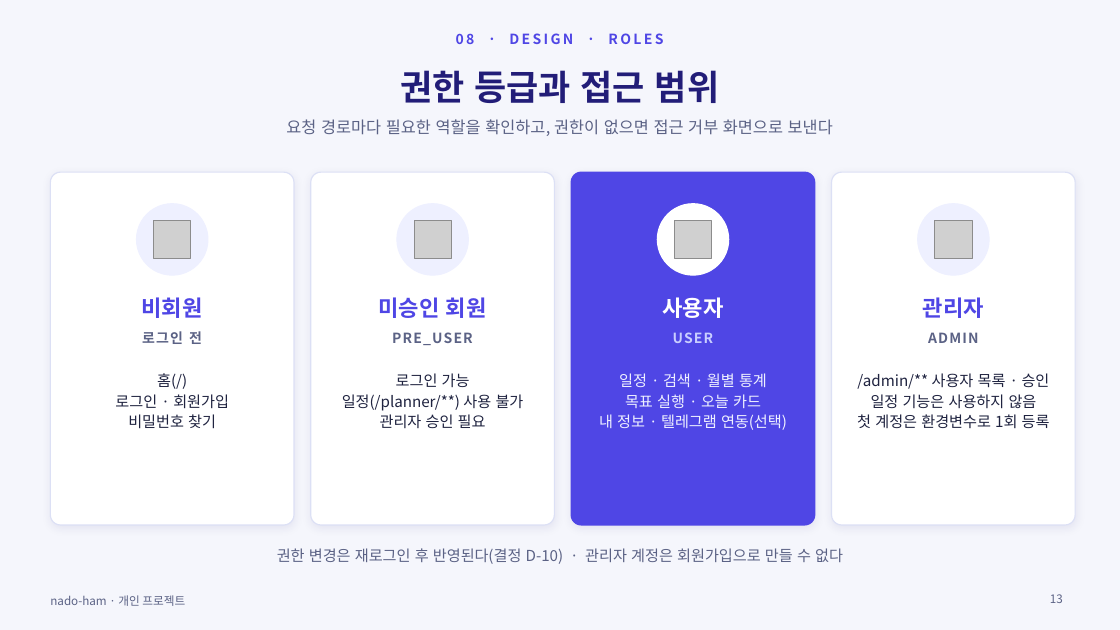
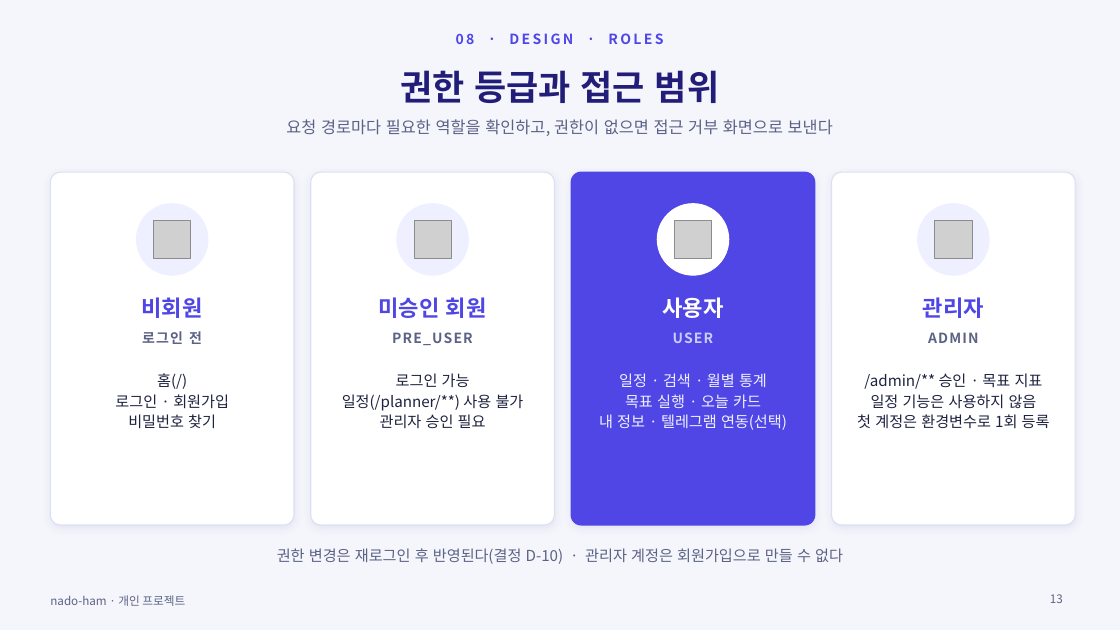
Before and after one commit to ho8566z/nado-ham_word, a slide deck: slide 13 of ppt_output/nado_ham.pptx. Drawn at 1120x630 pixels with LibreOffice and Linux fonts; fonts in the diff are those of the drawing; grey boxes stand for pictures. Boxes give left, top, right and bottom in pixels: in the first picture for what was removed or moved away, otherwise in the second. Text is boxed around its words. In the diff, an @@ line names an element or a change of style, - is before the commit and + after.

Commit message:
20261122 commit : modified_ppt

```diff
--- a/ppt_output/nado_ham.pptx
+++ b/ppt_output/nado_ham.pptx
@@ text at (864, 373, 1043, 389): text changed @@
-/admin/** 사용자 목록 · 승인
+/admin/** 승인 · 목표 지표
```
Also in this commit, not shown: 2 other slides changed, 26 other files.
